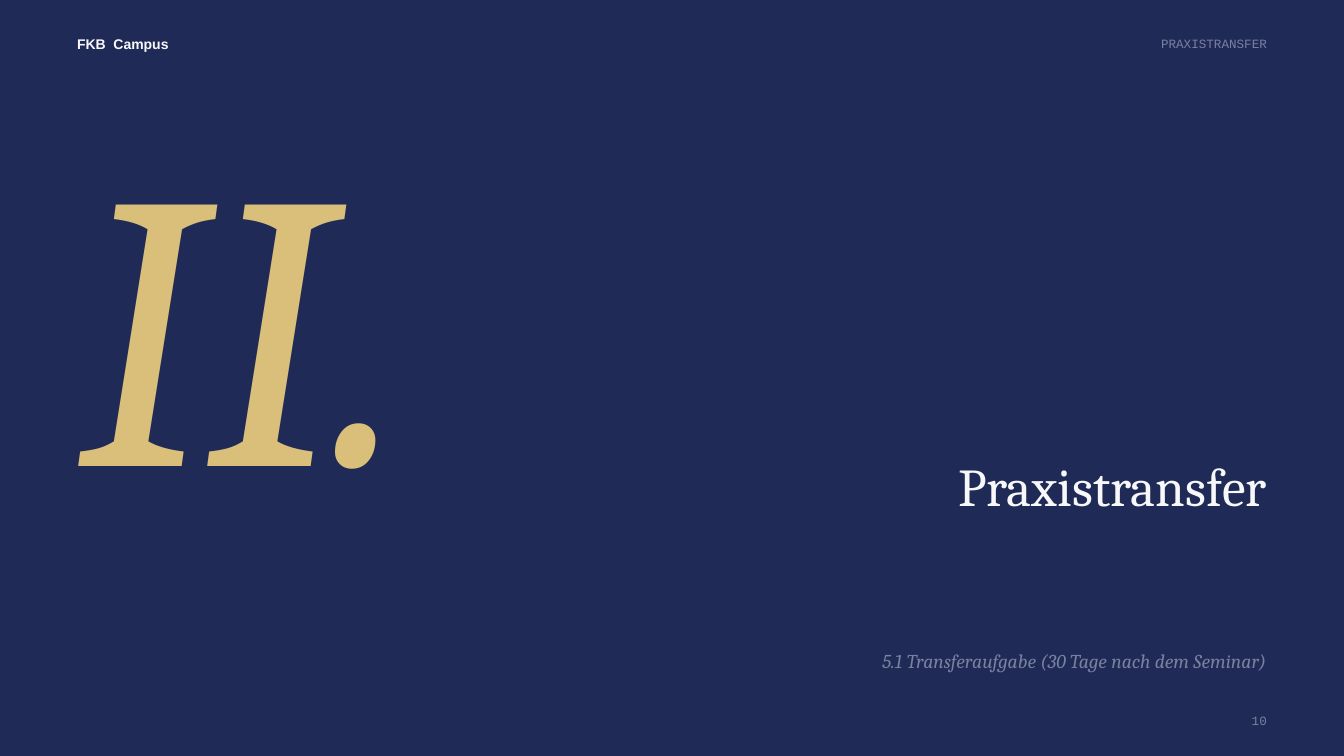
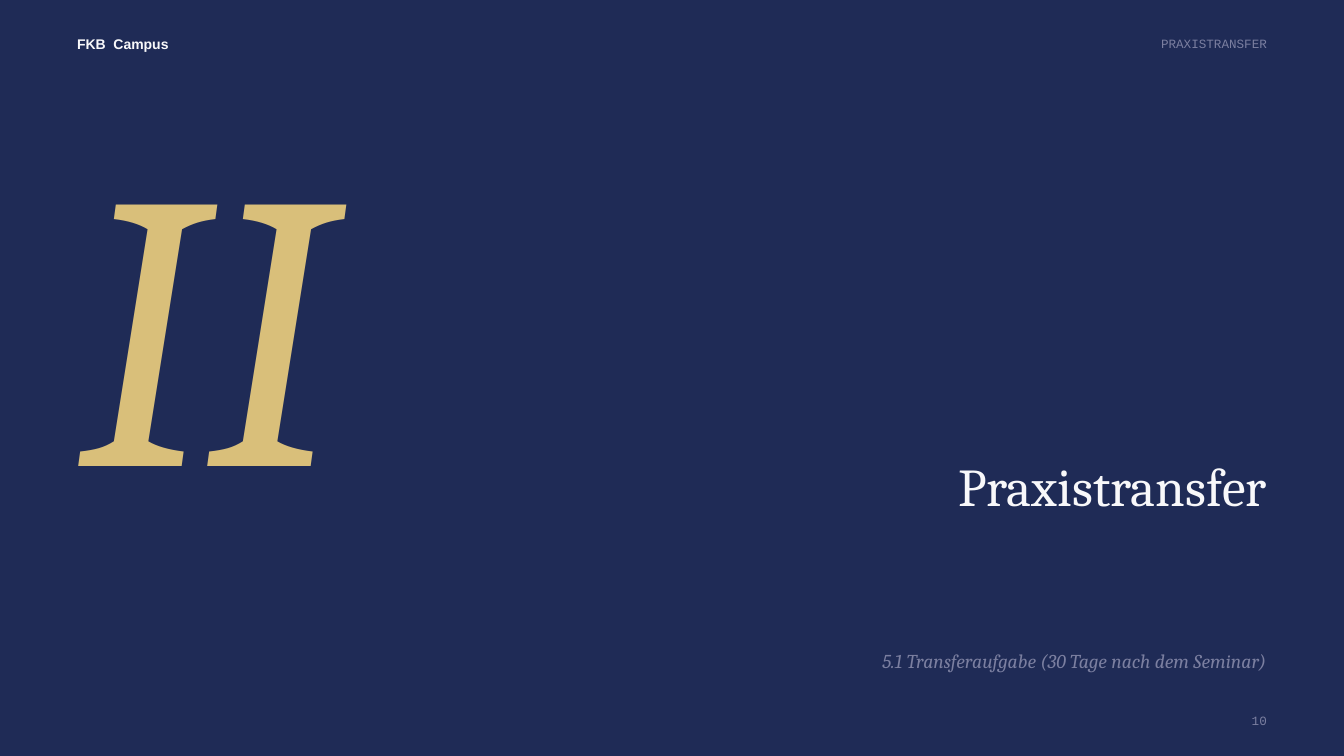
Before and after one commit to ck5rqc47pr-byte/firmenkundenakademie-online, a slide deck: slide 10 of public/downloads/praesentation/M01.pptx. Drawn at 1344x756 pixels with LibreOffice and Linux fonts; fonts in the diff are those of the drawing. Boxes give left, top, right and bottom in pixels: in the first picture for what was removed or moved away, otherwise in the second. Text is boxed around its words. In the diff, an @@ line names an element or a change of style, - is before the commit and + after.

```diff
--- a/public/downloads/praesentation/M01.pptx
+++ b/public/downloads/praesentation/M01.pptx
@@ text at <box>77,204,336,466</box>: text changed @@
-II.
+II
```
Also in this commit, not shown: 10 other slides changed, 1 slide added, 1 slide removed, 1 other file.
